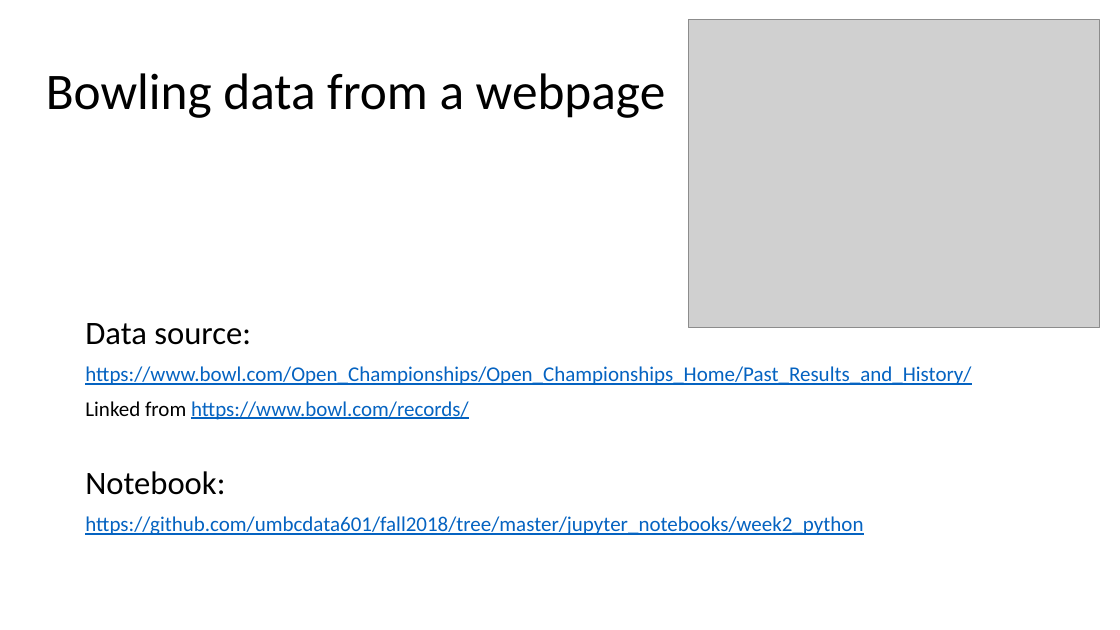
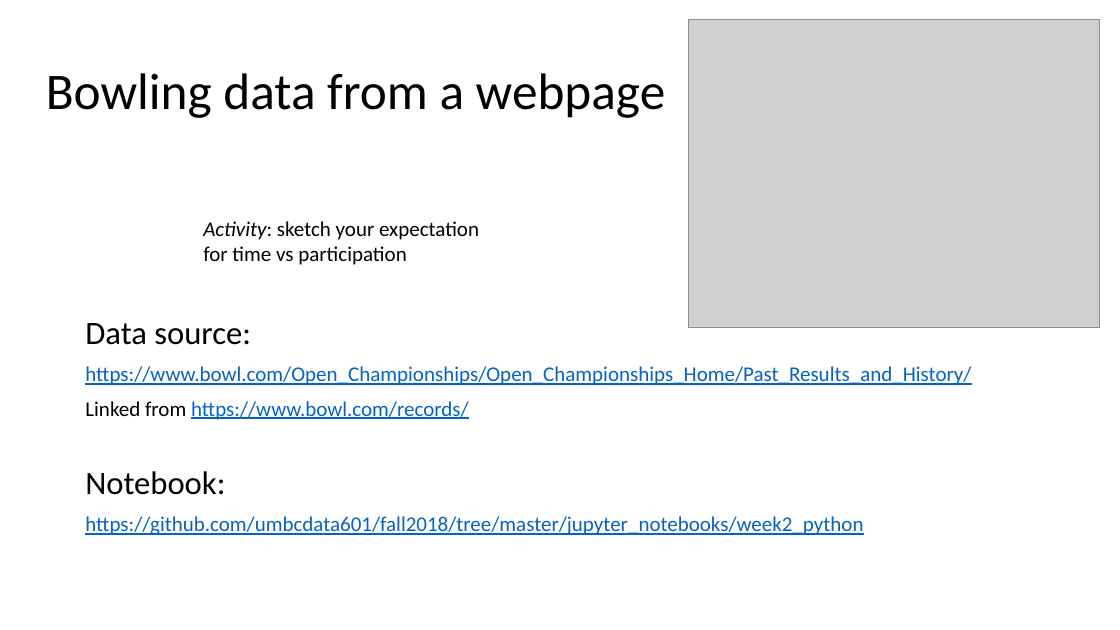
Before and after one commit to umbcdata601/fall2018, a slide deck: slide 52 of lecture_notes/class_notes_2_python.pptx. Drawn at 1120x630 pixels with LibreOffice and Linux fonts; fonts in the diff are those of the drawing; grey boxes stand for pictures. Boxes give left, top, right and bottom in pixels: in the first picture for what was removed or moved away, otherwise in the second. Text is boxed around its words. In the diff, an @@ line names an element or a change of style, - is before the commit and + after.

```diff
--- a/lecture_notes/class_notes_2_python.pptx
+++ b/lecture_notes/class_notes_2_python.pptx
@@ text added at [203,221,479,265], 18 pt, text #000000 @@
+Activity: sketch your expectation
+for time vs participation
```
Also in this commit, not shown: 7 other slides changed, 2 slides added, 4 other files.
